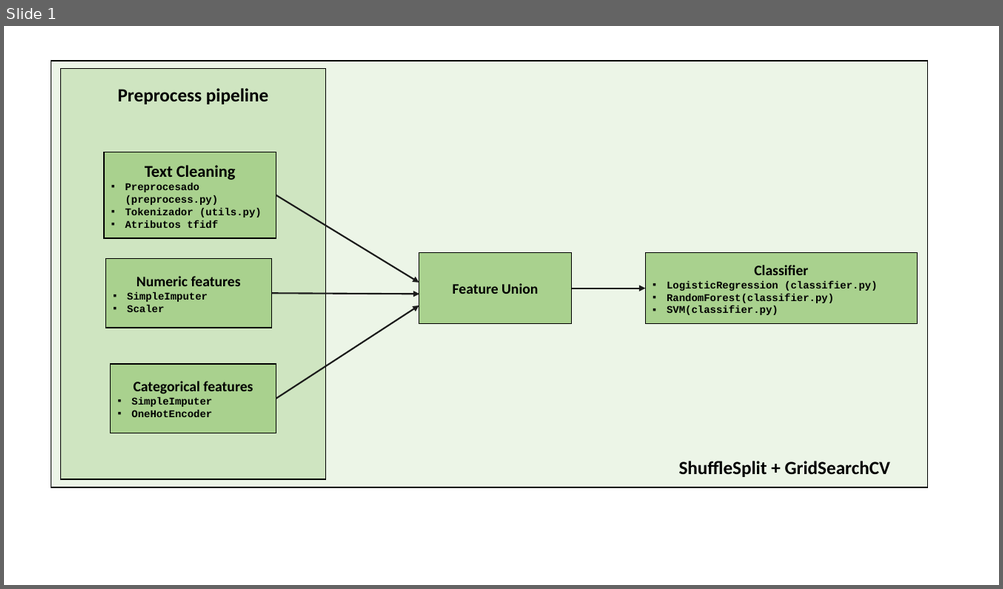
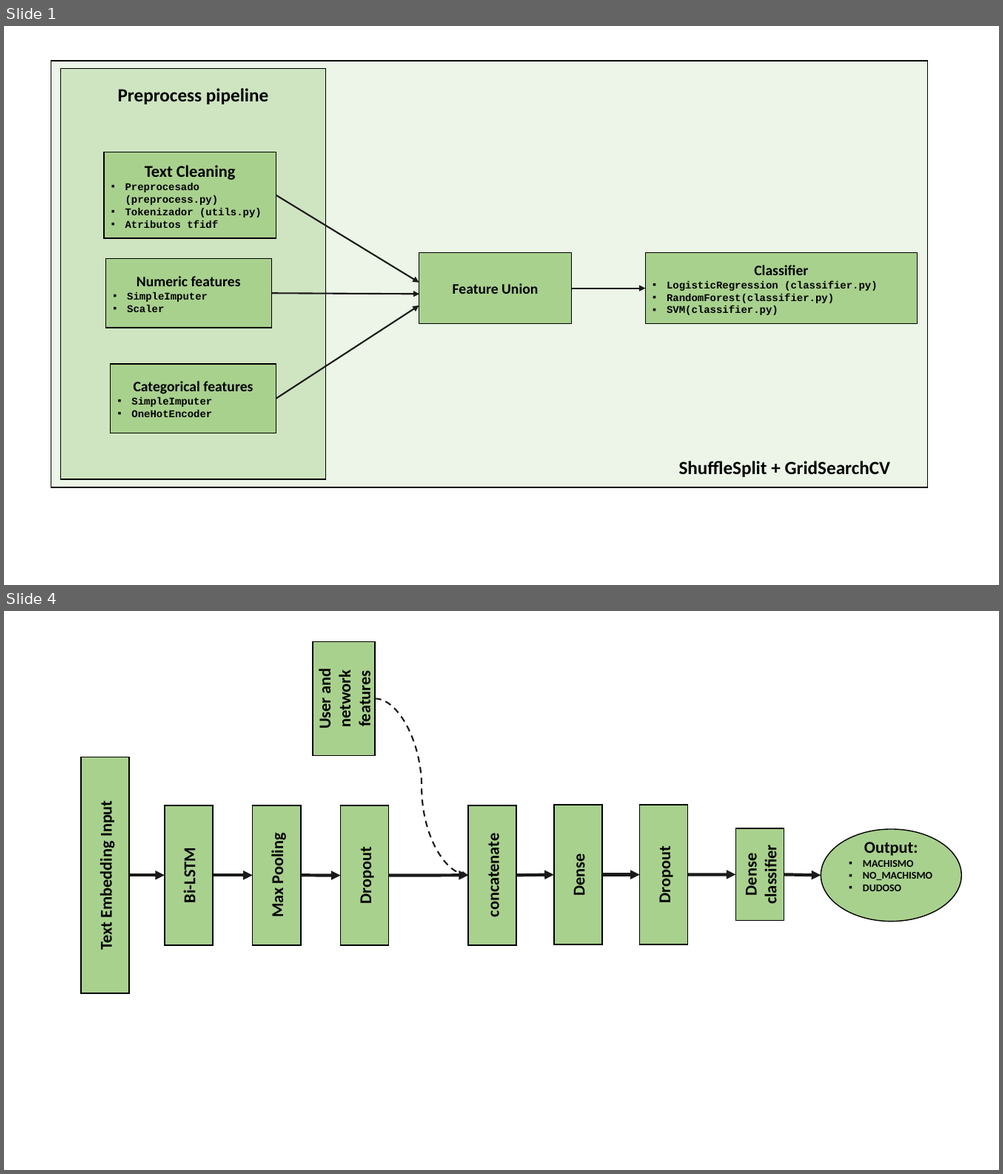
Before and after one commit to franciscorodriguez92/uned-tfm, a slide deck: Pipeline_diagrama.pptx. Shown one above the other, each under a label of ours: slide 1 before the commit, slides 1 and 4 after it; the slides between them are not shown. The pictures are 1003x589 and 1003x1174 pixels, drawn with LibreOffice and Linux fonts; fonts in the diff are those of the drawing. Boxes give left, top, right and bottom in pixels: in the first picture for what was removed or moved away, otherwise in the second. Text is boxed around its words. In the diff, an @@ line names an element or a change of style, - is before the commit and + after.

```diff
--- a/Pipeline_diagrama.pptx
+++ b/Pipeline_diagrama.pptx
@@ slide 4 added at (4,611,999,1170), background #FFFFFF @@
@@ rectangle added at (313,642,375,756), fill #A9D18E, outline #000000 1 pt, 16 pt, text #000000, bold @@
+User and network features
@@ curved arrow added from (375, 699) to (468, 875), #1A1A1A 1.5 pt dashed @@
@@ rectangle added at (81,758,129,994), fill #A9D18E, outline #000000 1 pt, 16 pt, text #000000, bold @@
+Text Embedding Input
@@ rectangle added at (165,806,213,945), fill #A9D18E, outline #000000 1 pt, 16 pt, text #000000, bold @@
+Bi-LSTM
@@ rectangle added at (253,806,301,945), fill #A9D18E, outline #000000 1 pt, 16 pt, text #000000, bold @@
+Max Pooling
@@ rectangle added at (340,806,389,945), fill #A9D18E, outline #000000 1 pt, 16 pt, text #000000, bold @@
+Dropout
@@ rectangle added at (469,806,517,945), fill #A9D18E, outline #000000 1 pt, 16 pt, text #000000, bold @@
+concatenate
@@ rectangle added at (554,805,602,945), fill #A9D18E, outline #000000 1 pt, 16 pt, text #000000, bold @@
+Dense
@@ rectangle added at (640,805,688,945), fill #A9D18E, outline #000000 1 pt, 16 pt, text #000000, bold @@
+Dropout
@@ rectangle added at (736,829,784,921), fill #A9D18E, outline #000000 1 pt, 16 pt, text #000000, bold @@
+Dense classifier
@@ ellipse added at (821,829,962,922), fill #A9D18E, outline #000000 1 pt, 10 pt, text #000000, bold @@
+Output:
+▪ MACHISMO
+▪ NO_MACHISMO
+▪ DUDOSO
@@ arrow added from (129, 875) to (165, 875), #1A1A1A 3 pt @@
@@ arrow added from (213, 875) to (253, 875), #1A1A1A 3 pt @@
@@ arrow added from (301, 875) to (341, 876), #1A1A1A 3 pt @@
@@ arrow added from (389, 876) to (468, 875), #1A1A1A 3 pt @@
@@ arrow added from (517, 875) to (554, 875), #1A1A1A 3 pt @@
@@ arrow added from (603, 875) to (640, 875), #1A1A1A 3 pt @@
@@ arrow added from (688, 875) to (736, 875), #1A1A1A 3 pt @@
@@ arrow added from (784, 875) to (821, 875), #1A1A1A 3 pt @@
```
Also in this commit, not shown: 2 other slides added, 4 other files.
